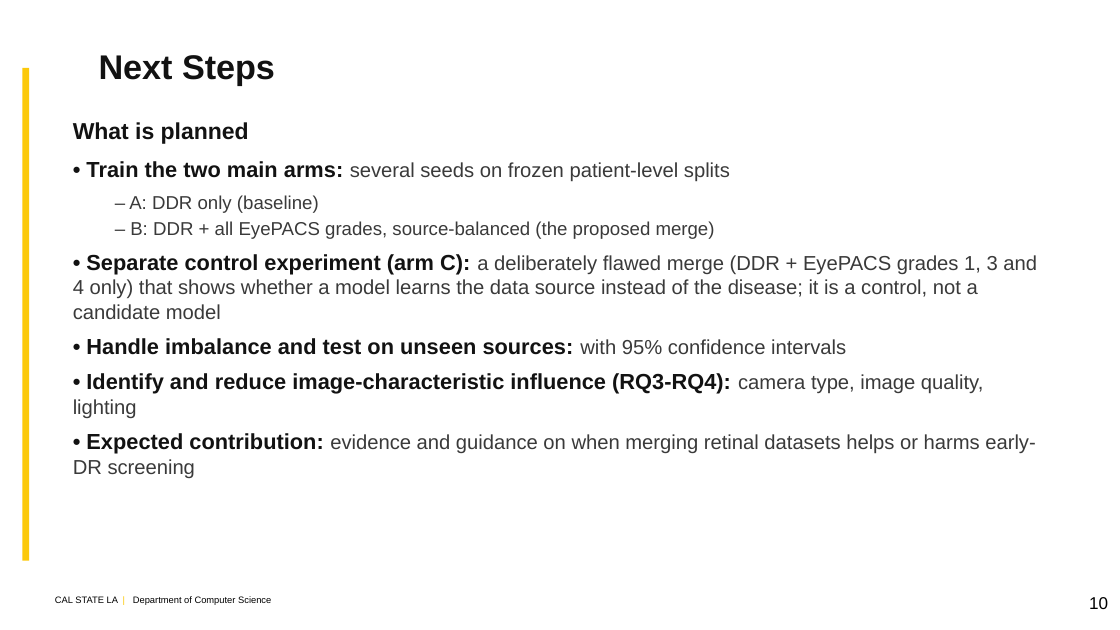
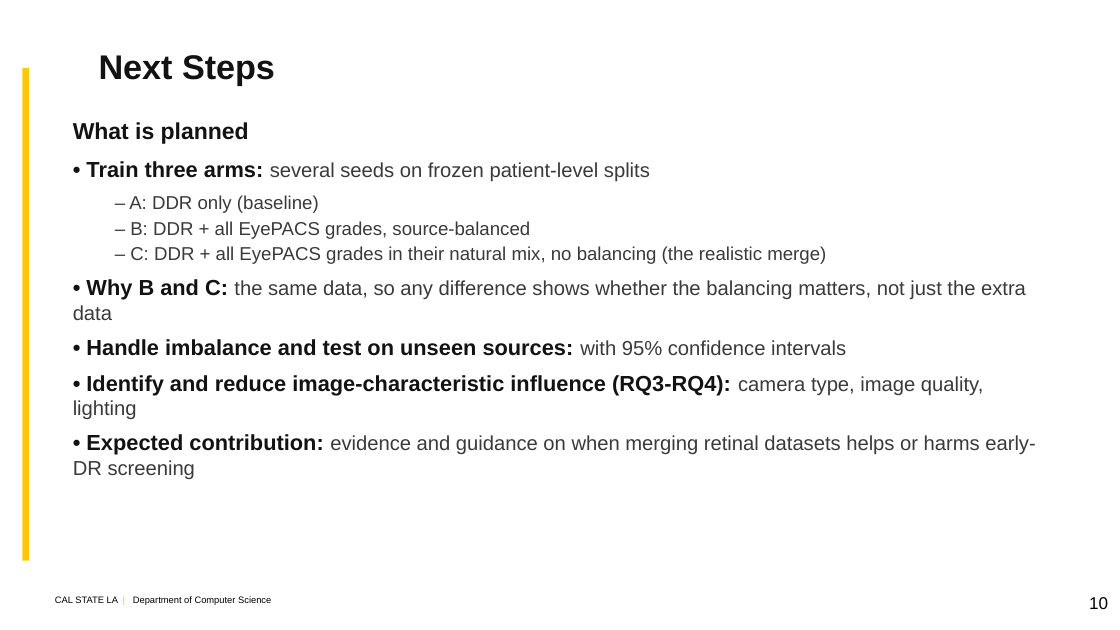
Before and after one commit to kazimab1/Early-DR, a slide deck: slide 10 of DR_Final_5min.pptx. Drawn at 1120x630 pixels with LibreOffice and Linux fonts; fonts in the diff are those of the drawing; background and template pictures are left out. Boxes give left, top, right and bottom in pixels: in the first picture for what was removed or moved away, otherwise in the second. Text is boxed around its words. In the diff, an @@ line names an element or a change of style, - is before the commit and + after.

```diff
--- a/DR_Final_5min.pptx
+++ b/DR_Final_5min.pptx
@@ text at box(86, 161, 650, 182): text changed @@
-• Train the two main arms: several seeds on frozen patient-level splits
+• Train three arms: several seeds on frozen patient-level splits
@@ text at box(73, 221, 1026, 320): text changed; size 13 to 12 pt @@
-– B: DDR + all EyePACS grades, source-balanced (the proposed merge)
-• Separate control experiment (arm C): a deliberately flawed merge (DDR + EyePACS grades 1, 3 and 4 only) that shows whether a model learns the data source instead of the disease; it is a control, not a candidate model
+– B: DDR + all EyePACS grades, source-balanced
+– C: DDR + all EyePACS grades in their natural mix, no balancing (the realistic merge)
+• Why B and C: the same data, so any difference shows whether the balancing matters, not just the extra data
```
Also in this commit, not shown: 1 other slide changed, 2 other files.
